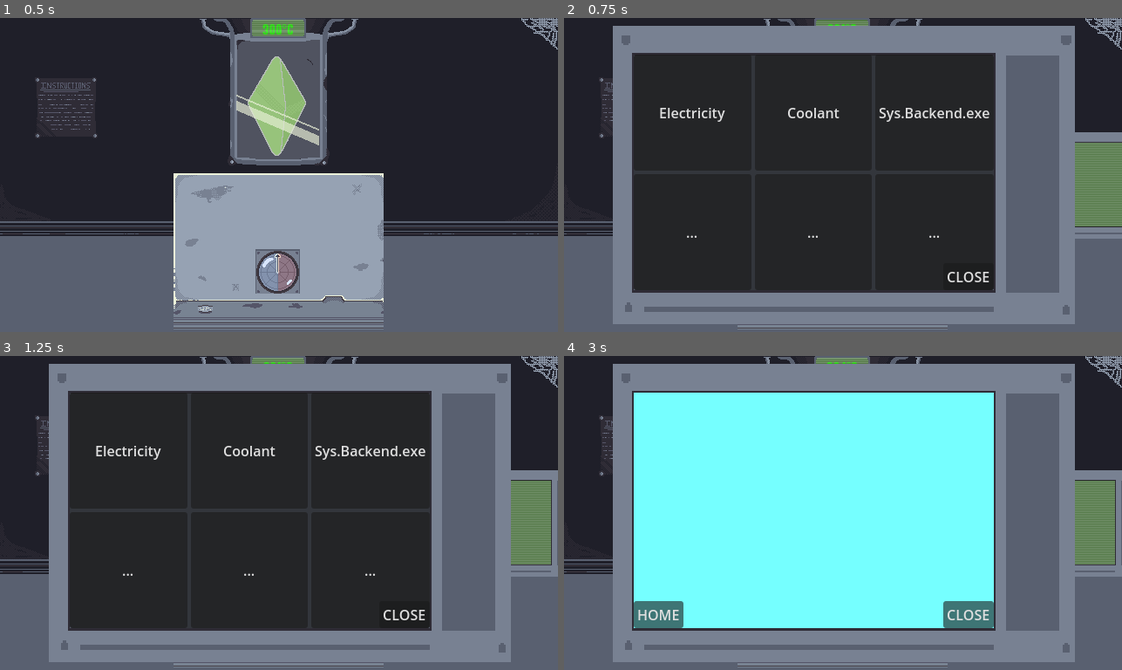
Above: before the commit, frames 1-4 (two rows, left to right).
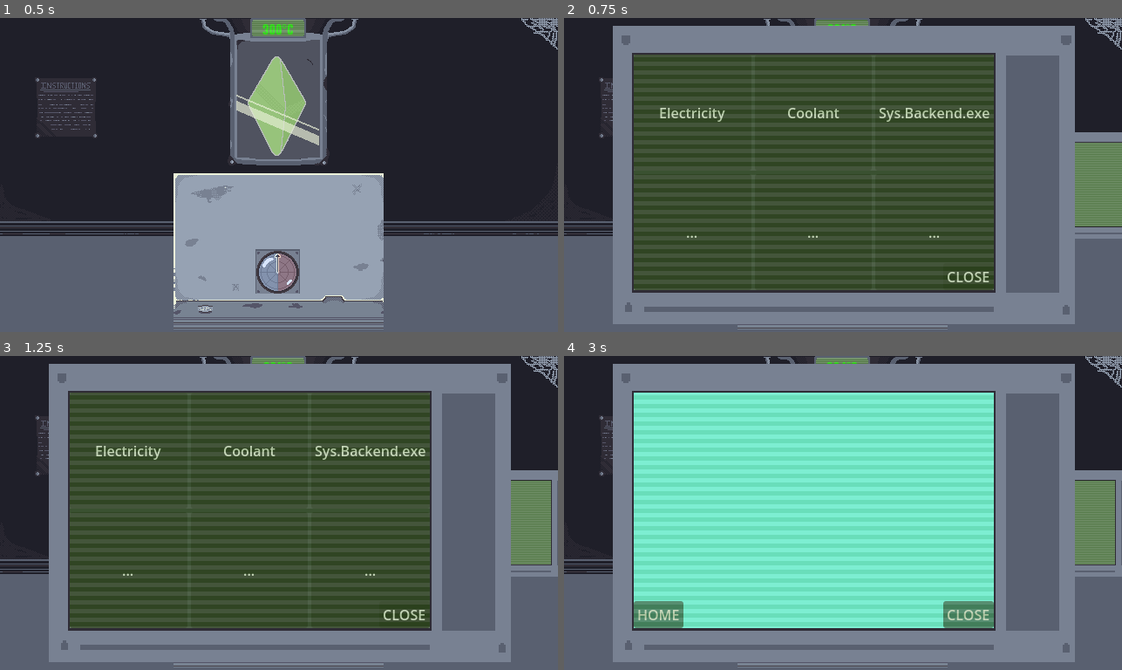
Above: after the commit, the same moments.

Repository: LuckyDog-Studios/ReactorControl
Game: Godot game, scene res://scenes/game.tscn
Two runs of this game, one before a commit and one after it. Both use one fixed random seed, a clock stepped at 60 frames per second and the inputs below. This scene is started directly instead of the project's main scene. Sound files missing from this copy of the repository are replaced by a short silence.
Inputs (mouse positions are in pixels of both pictures, inside the frame that each line leads up to):
- Up to frame 1 (0.5 s): no input
- Up to frame 2 (0.75 s): move the mouse to (1077, 184) at 0.52 s; hold Space (SPACE) from 0.53 s (still down); click (1077, 184) at 0.67 s
- Up to frame 3 (1.25 s): keep holding Space (SPACE)
- Up to frame 4 (3 s): release Space (SPACE) at 1.25 s; click "Electricity" at 1.25 s; click "HOME" at 2 s; click "Coolant" at 2.75 s

Frame 1 is identical in both runs. In frame 2, 48% of the frame differs, in the area x 12-78%, y 11-87%; in frame 3, 48%; in frame 4, 48%.

Commit message:
shader for screen added

Diff:
--- a/scenes/side_screen_ui.tscn
+++ b/scenes/side_screen_ui.tscn
@@ -1,7 +1,13 @@
-[gd_scene load_steps=3 format=3 uid="uid://rklyl7n75bsr"]
+[gd_scene load_steps=5 format=3 uid="uid://rklyl7n75bsr"]
 
 [ext_resource type="Texture2D" uid="uid://wddbyrckmlp7" path="res://assets/sprites/side_screen_texture1.png" id="1_pwui2"]
 [ext_resource type="Script" path="res://scripts/side_screen_ui.gd" id="1_torgl"]
+[ext_resource type="Shader" path="res://shader scripts/side_screen_ui.gdshader" id="3_g50me"]
+
+[sub_resource type="ShaderMaterial" id="ShaderMaterial_ephj6"]
+shader = ExtResource("3_g50me")
+shader_parameter/thickness = 10.0
+shader_parameter/speed = 40.0
 
 [node name="SideScreenUI" type="Control"]
 layout_mode = 3
@@ -116,6 +122,11 @@
 size_flags_vertical = 8
 text = "HOME"
 
+[node name="SCREENOVERLAY" type="ColorRect" parent="SCREEN CONTAINER"]
+material = SubResource("ShaderMaterial_ephj6")
+layout_mode = 2
+mouse_filter = 2
+
 [connection signal="pressed" from="SCREEN CONTAINER/HOME SCREEN/ElectricityButton" to="." method="_on_electricity_button_pressed"]
 [connection signal="pressed" from="SCREEN CONTAINER/HOME SCREEN/CoolantButton" to="." method="_on_coolant_button_pressed"]
 [connection signal="pressed" from="SCREEN CONTAINER/HOME SCREEN/SystemBackendButton" to="." method="_on_system_backend_button_pressed"]
--- /dev/null
+++ b/shader scripts/side_screen_ui.gdshader
@@ -0,0 +1,14 @@
+shader_type canvas_item;
+
+uniform float thickness = 12;
+uniform float speed = 50.0; // Adjust speed of scrolling
+
+void fragment() {
+    vec4 color1 = vec4(76.0 / 255.0, 146.0 / 255.0, 25.0 / 255.0, 0.3); // #4c9219 with low alpha
+    vec4 color2 = vec4(145.0 / 255.0, 199.0 / 255.0, 104.0 / 255.0, 0.3); // #91c768 with low alpha
+
+    // Offset scanlines using TIME to create motion
+    float offset = mod(FRAGCOORD.y + TIME * speed, thickness) < thickness/2.0 ? 1.0 : 0.0;
+
+    COLOR = mix(color1, color2, offset);
+}
